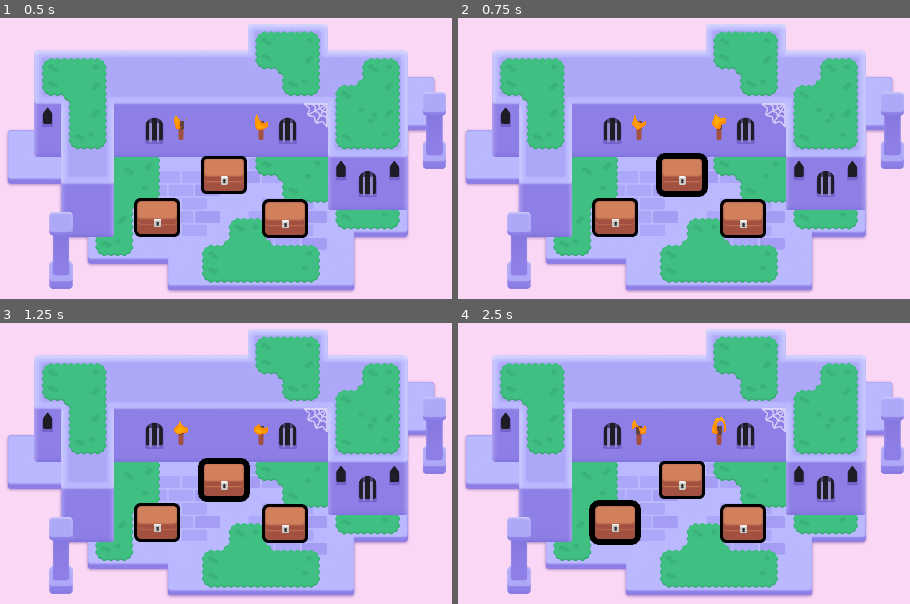
Above: before the commit, frames 1-4 (two rows, left to right).
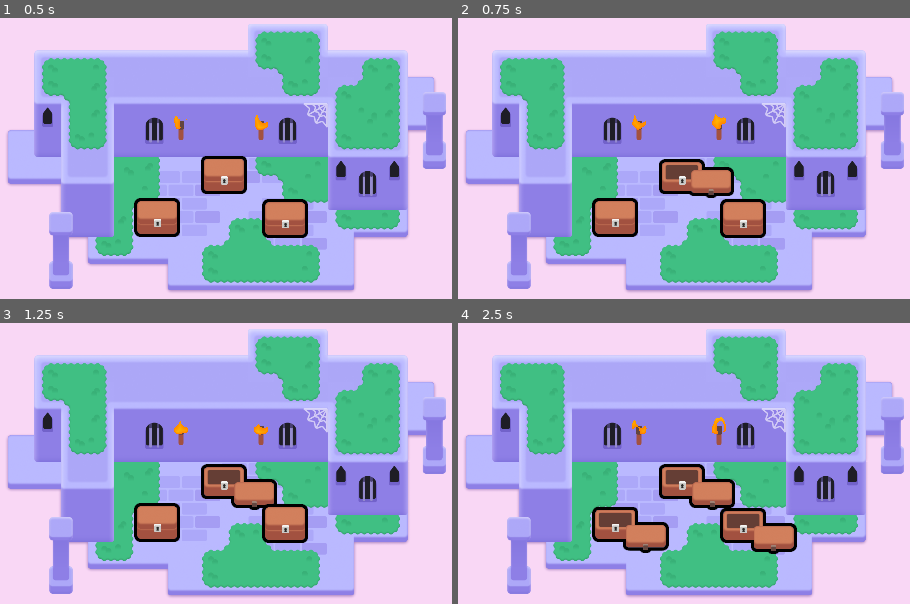
Above: after the commit, the same moments.

Repository: Gaymer7750/2d-GameDev-Course-
Game: Godot game, scene res://lessons/mini_dungeon.tscn
The game is run twice, just before and just after one commit, with the same random seed, the same clock (stepped at 60 frames per second) and the same inputs.
Inputs (mouse positions are in pixels of both pictures, inside the frame that each line leads up to):
- Up to frame 1 (0.5 s): no input
- Up to frame 2 (0.75 s): tap Enter at 0.5 s; move the mouse to (684, 175) at 0.52 s; press the mouse at (684, 175) at 0.53 s; hold D (move_right) from 0.53 s (still down)
- Up to frame 3 (1.25 s): keep holding D (move_right); tap Space at 0.77 s
- Up to frame 4 (2.5 s): move the mouse to (742, 522) at 1.27 s; release D (move_right) at 1.28 s; release the mouse at (742, 522) at 1.28 s; hold S (move_down) 1.28-2.03 s; right-click (742, 522) at 1.35 s; click (742, 522) at 1.42 s; tap Space at 1.52 s; move the mouse to (616, 522) at 2.02 s; hold D (move_right) from 2.03 s (still down); tap Z at 2.1 s; click (616, 522) at 2.17 s

Frame 1 is identical in both runs. In frame 2, 1.7% of the frame differs, in the area x 43-62%, y 48-65%; in frame 3, 1.8%; in frame 4, 5.0%, in the area x 28-75%, y 49-83%.

Commit message:
L5 P1 and 2

Diff:
--- a/M06.looting_workbook/chest.gd
+++ b/M06.looting_workbook/chest.gd
@@ -16,3 +16,19 @@
 
 func set_outline_thickness(new_thickness: float) -> void:
 	canvas_group.material.set_shader_parameter("line_thickness", new_thickness)
+
+func _input_event(viewport: Node, event: InputEvent, shape_index: int):
+	var event_is_mouse_click: bool = (
+		event is InputEventMouseButton and
+		event.button_index == MOUSE_BUTTON_LEFT and
+		event.is_pressed()
+	)
+
+	if event_is_mouse_click:
+		open()
+
+@onready var animation_player: AnimationPlayer = $AnimationPlayer
+
+func open() -> void:
+	animation_player.play("open")
+	input_pickable = false
--- a/M06.looting_workbook/chest.tscn
+++ b/M06.looting_workbook/chest.tscn
@@ -16,6 +16,21 @@
 shader_parameter/line_thickness = 4.0
 shader_parameter/viewport_scale = Vector2(1, 1)
 
+[sub_resource type="Animation" id="Animation_arlwn"]
+length = 0.001
+tracks/0/type = "value"
+tracks/0/imported = false
+tracks/0/enabled = true
+tracks/0/path = NodePath("CanvasGroup/Top:position")
+tracks/0/interp = 1
+tracks/0/loop_wrap = true
+tracks/0/keys = {
+"times": PackedFloat32Array(0),
+"transitions": PackedFloat32Array(1),
+"update": 0,
+"values": [Vector2(5, -8)]
+}
+
 [sub_resource type="Animation" id="Animation_7keh6"]
 resource_name = "open"
 tracks/0/type = "value"
@@ -29,21 +44,6 @@
 "transitions": PackedFloat32Array(1, 1, 1),
 "update": 0,
 "values": [Vector2(5, -8), Vector2(60, -64), Vector2(78, 37)]
-}
-
-[sub_resource type="Animation" id="Animation_arlwn"]
-length = 0.001
-tracks/0/type = "value"
-tracks/0/imported = false
-tracks/0/enabled = true
-tracks/0/path = NodePath("CanvasGroup/Top:position")
-tracks/0/interp = 1
-tracks/0/loop_wrap = true
-tracks/0/keys = {
-"times": PackedFloat32Array(0),
-"transitions": PackedFloat32Array(1),
-"update": 0,
-"values": [Vector2(5, -8)]
 }
 
 [sub_resource type="AnimationLibrary" id="AnimationLibrary_wo7ex"]
--- a/M06.looting_workbook/practices/L5.P1.open_the_door/door.gd
+++ b/M06.looting_workbook/practices/L5.P1.open_the_door/door.gd
@@ -3,8 +3,10 @@
 @onready var animation_player: AnimationPlayer = $"AnimationPlayer"
 
 
+
 func _input_event(viewport: Node, event: InputEvent, shape_index: int):
-	# Complete this boolean expression to check if the input event is a left-mouse click.
+	animation_player.play("open")
+	input_pickable = false
 	var event_is_mouse_click: bool = (
 		false
 	)
--- a/M06.looting_workbook/practices/L5.P1.open_the_door/door_open.tscn
+++ b/M06.looting_workbook/practices/L5.P1.open_the_door/door_open.tscn
@@ -1,9 +1,9 @@
-[gd_scene load_steps=9 format=3]
+[gd_scene load_steps=9 format=3 uid="uid://c7dpw341xyir3"]
 
 [ext_resource type="Script" path="res://practices/L5.P1.open_the_door/door.gd" id="1_5kjh1"]
-[ext_resource type="Material" path="res://practices/L5.P1.open_the_door/material.tres" id="2_ddrka"]
-[ext_resource type="Texture2D" path="res://practices/L5.P1.open_the_door/door_hinge.png" id="3_21hrr"]
-[ext_resource type="Texture2D" path="res://practices/L5.P1.open_the_door/door_body.png" id="4_87sm3"]
+[ext_resource type="Material" uid="uid://bea3lj1m2qape" path="res://practices/L5.P1.open_the_door/material.tres" id="2_ddrka"]
+[ext_resource type="Texture2D" uid="uid://1t3pjx2jmrtp" path="res://practices/L5.P1.open_the_door/door_hinge.png" id="3_21hrr"]
+[ext_resource type="Texture2D" uid="uid://r0f5ky2kx4qc" path="res://practices/L5.P1.open_the_door/door_body.png" id="4_87sm3"]
 
 [sub_resource type="CapsuleShape2D" id="CapsuleShape2D_h3xna"]
 radius = 31.0
--- a/M06.looting_workbook/practices/L5.P1.open_the_door/open_the_door.tscn
+++ b/M06.looting_workbook/practices/L5.P1.open_the_door/open_the_door.tscn
@@ -1,17 +1,13 @@
-[gd_scene load_steps=4 format=3]
+[gd_scene load_steps=3 format=3 uid="uid://ernuwbosh2sv"]
 
-[ext_resource type="PackedScene" path="res://practices/L5.P1.open_the_door/door_open.tscn" id="1_jjcwt"]
-[ext_resource type="Script" path="res://practices/L5.P1.open_the_door/door.gd" id="2_761eb"]
-[ext_resource type="Texture2D" path="res://practices/L5.P1.open_the_door/wall.png" id="3_nmn4b"]
+[ext_resource type="PackedScene" uid="uid://c7dpw341xyir3" path="res://practices/L5.P1.open_the_door/door_open.tscn" id="1_jjcwt"]
+[ext_resource type="Texture2D" uid="uid://dwbwn5t4dfiib" path="res://practices/L5.P1.open_the_door/wall.png" id="3_nmn4b"]
 
 [node name="OpenTheDoor" type="Node2D"]
 metadata/_edit_horizontal_guides_ = []
 
-[node name="DoorOpen" type="Area2D" parent="." instance=ExtResource("1_jjcwt")]
+[node name="DoorOpen" parent="." instance=ExtResource("1_jjcwt")]
 position = Vector2(960, 446.5)
-collision_layer = 2
-collision_mask = 0
-script = ExtResource("2_761eb")
 
 [node name="Wall" type="Sprite2D" parent="."]
 position = Vector2(959, 929.5)
--- a/M06.looting_workbook/practices/L5.P2.pop_the_balloon/balloon_pop.gd
+++ b/M06.looting_workbook/practices/L5.P2.pop_the_balloon/balloon_pop.gd
@@ -3,9 +3,10 @@
 
 func _input_event(viewport: Node, event: InputEvent, shape_index: int):
 	var event_is_mouse_release: bool = (
-		event is InputEventMouseButton
-		and event.button_index == MOUSE_BUTTON_LEFT
+		event is InputEventMouseButton and
+		event.button_index == MOUSE_BUTTON_LEFT and
+		event.is_released()
 	)
 
 	if event_is_mouse_release:
-		pass
+		queue_free()
--- a/M06.looting_workbook/practices/L5.P2.pop_the_balloon/balloon_pop.tscn
+++ b/M06.looting_workbook/practices/L5.P2.pop_the_balloon/balloon_pop.tscn
@@ -1,9 +1,9 @@
-[gd_scene load_steps=6 format=3]
+[gd_scene load_steps=6 format=3 uid="uid://fed4qw6pdjwb"]
 
-[ext_resource type="Script" path="res://practices/L5.P2.pop_the_balloon/balloon_pop.gd" id="1_r5f1c"]
-[ext_resource type="Material" path="res://practices/L5.P2.pop_the_balloon/material.tres" id="2_2bj50"]
-[ext_resource type="Texture2D" path="res://practices/L5.P2.pop_the_balloon/balloon_tail.png" id="3_06qel"]
-[ext_resource type="Texture2D" path="res://practices/L5.P2.pop_the_balloon/balloon_top.png" id="4_tkh23"]
+[ext_resource type="Script" path="res://practices/L5.P2.pop_the_balloon/balloon_pop.gd" id="1_rdsp6"]
+[ext_resource type="Material" uid="uid://bh8me21qj0etl" path="res://practices/L5.P2.pop_the_balloon/material.tres" id="2_2bj50"]
+[ext_resource type="Texture2D" uid="uid://bnfm17ejohcbd" path="res://practices/L5.P2.pop_the_balloon/balloon_tail.png" id="3_06qel"]
+[ext_resource type="Texture2D" uid="uid://oyf7maqtrbvs" path="res://practices/L5.P2.pop_the_balloon/balloon_top.png" id="4_tkh23"]
 
 [sub_resource type="CapsuleShape2D" id="CapsuleShape2D_6fgqy"]
 radius = 47.0
--- a/M06.looting_workbook/practices/L5.P2.pop_the_balloon/pop_the_balloon.tscn
+++ b/M06.looting_workbook/practices/L5.P2.pop_the_balloon/pop_the_balloon.tscn
@@ -1,16 +1,11 @@
-[gd_scene load_steps=3 format=3]
+[gd_scene load_steps=2 format=3 uid="uid://br7mwj4ecav2v"]
 
-[ext_resource type="PackedScene" path="res://practices/L5.P2.pop_the_balloon/balloon_pop.tscn" id="1_enrvy"]
-[ext_resource type="Script" path="res://practices/L5.P2.pop_the_balloon/balloon_pop.gd" id="2_xkyg3"]
+[ext_resource type="PackedScene" uid="uid://fed4qw6pdjwb" path="res://practices/L5.P2.pop_the_balloon/balloon_pop.tscn" id="1_enrvy"]
 
 [node name="PopTheBalloon" type="Node2D"]
 metadata/_edit_horizontal_guides_ = []
 
-[node name="BalloonPop" type="Area2D" parent="." instance=ExtResource("1_enrvy")]
-position = Vector2(960, 540)
-collision_layer = 2
-collision_mask = 0
-script = ExtResource("2_xkyg3")
+[node name="BalloonPop" parent="." instance=ExtResource("1_enrvy")]
 
 [node name="ExtraVisuals" type="Node" parent="."]
 
Not shown: 1 places in M06.looting_workbook/practices/L5.P2.pop_the_balloon/balloon_pop.tscn that only renumber resources
